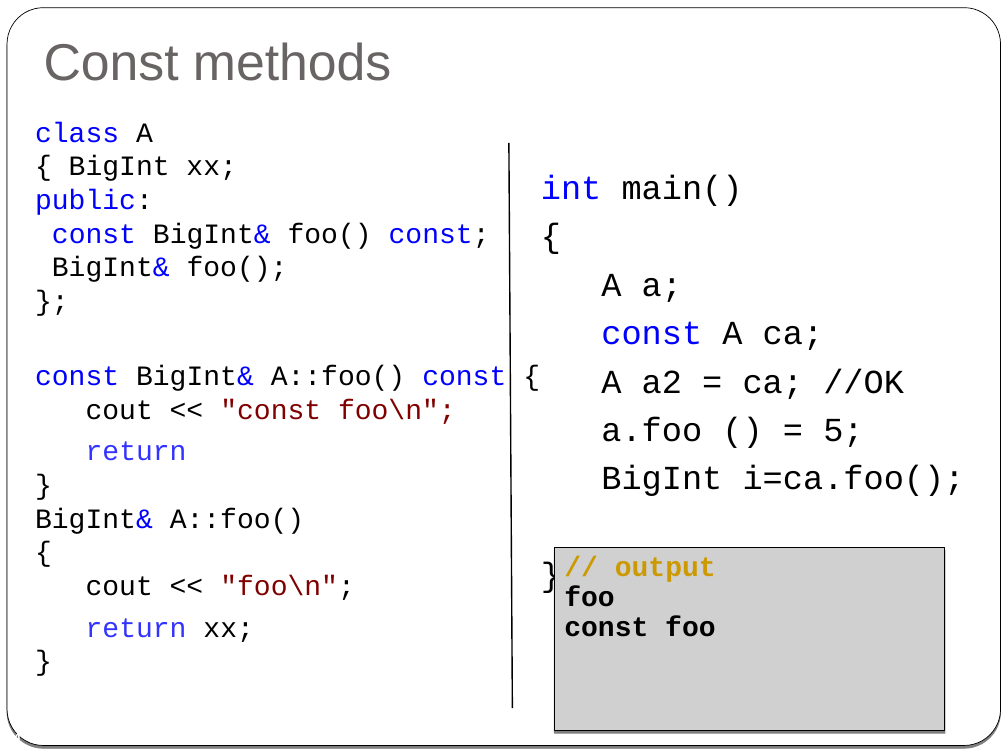
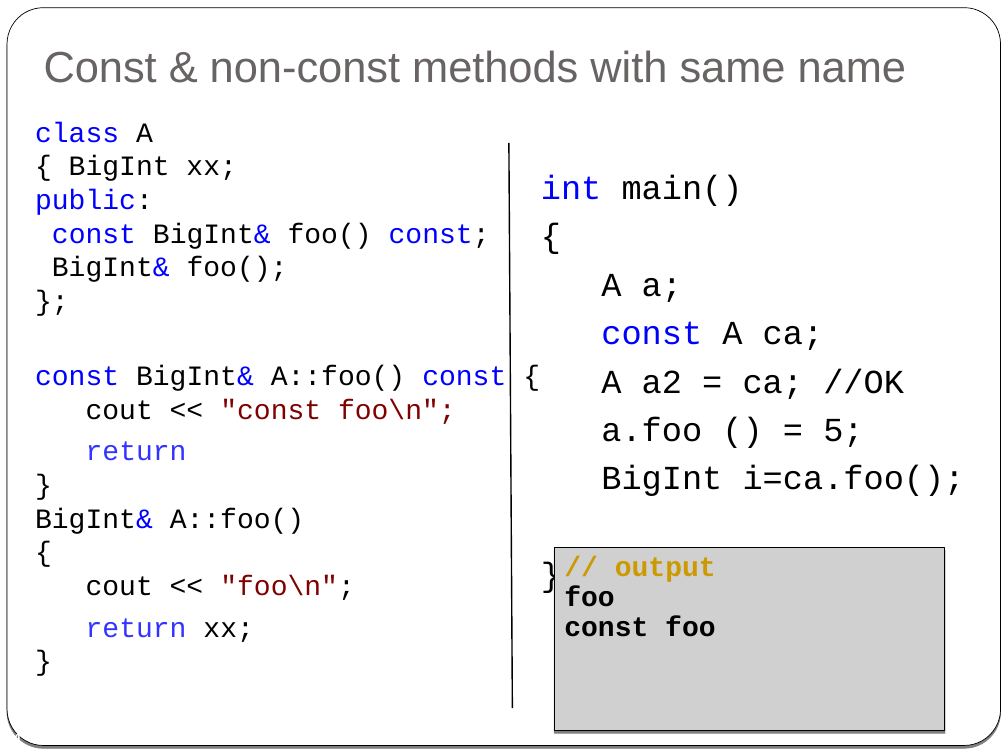
Before and after one commit to cpp-at-ariel/cpp-5781, a slide deck: slide 4 of 03-composition-references/slides-3-const-and-friend.odp. Drawn at 1008x756 pixels with LibreOffice and Linux fonts; fonts in the diff are those of the drawing; grey boxes stand for pictures. Boxes give left, top, right and bottom in pixels: in the first picture for what was removed or moved away, otherwise in the second. Text is boxed around its words. In the diff, an @@ line names an element or a change of style, - is before the commit and + after.

```diff
--- a/03-composition-references/slides-3-const-and-friend.odp
+++ b/03-composition-references/slides-3-const-and-friend.odp
@@ title at <box>44,50,906,83</box>: text changed; size 37 to 31 pt @@
-Const methods
+Const & non-const methods with same name
```
Also in this commit, not shown: 4 other files.
